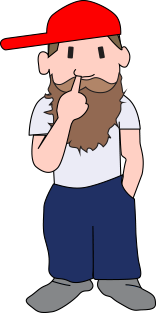
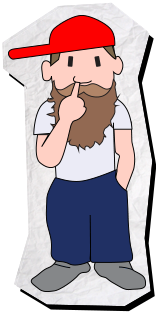
Before/after of a (156, 313) layered artwork. What changed in the layer stack:
painted on "Vector Smart Object" over [0, 0, 156, 313]
added layer "Layer 2" above "Layer 1" over [2, 2, 153, 307]
painted on "Layer 1" over [8, 9, 156, 312]
